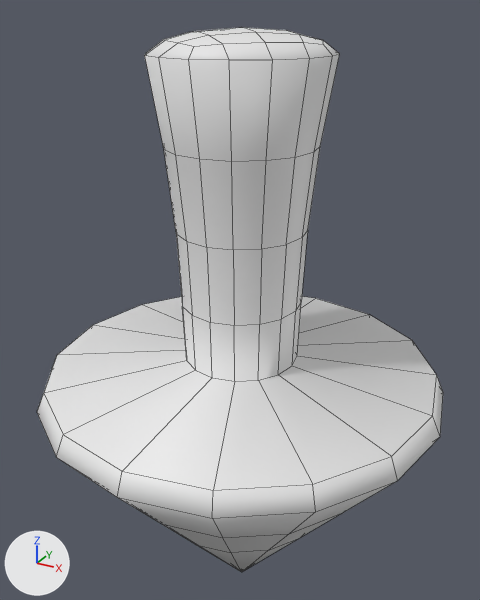
An edit to the FBX model TI RPG/Assets/Modelos/PersonagensModelos/Seta.fbx, drawn before and after from the same camera.
Both versions are drawn from a 50 mm lens placed at (0.31, -0.568, 0.666), pointed at (-0.012, 0.018, 0.374). The lights are fixed; the arrows at lower left show +X, +Y and +Z. Mesh edges are drawn as thin lines.

The first picture shows 'Seta'.
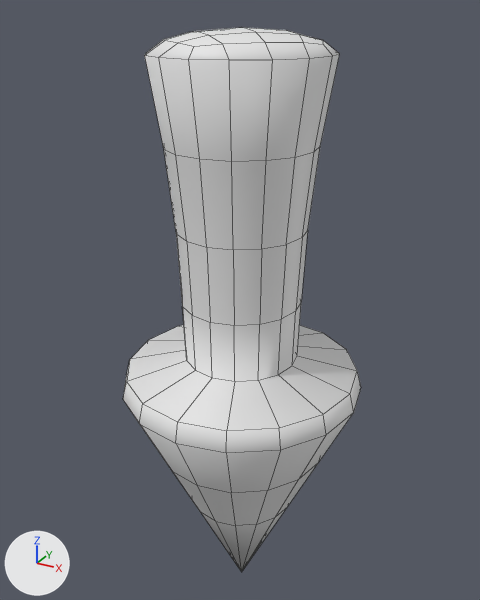
The change, as a list of edits to the scene's bpy script:
```text
Change me_seta:
    used by ob_seta; location = (0.0, 0.0, 0.0)
    remove me_seta.from_pydata(...)  # 171 vertices, 176 faces; spans x -0.221..0.22, y -0.221..0.221, z 0.0..0.65
    add me_seta.from_pydata(...)  # 170 vertices, 176 faces; spans x -0.133..0.132, y -0.132..0.132, z 0.0..0.65
    me_seta part 1
    2 vertices are removed from x 0.102, y 0.0, z 0.132
    4 faces are deleted
    63 vertices move from x -0.221..0.22, y -0.221..0.221, z 0.132..0.305 to x -0.133..0.132, y -0.132..0.132, z 0.132..0.305
    1 vertex is added at (0.061, 0.0, 0.132)
    4 new faces join them
```

What differs and where, as boxes (x1, y1, x2, y2) in the pictures (480 x 600 px; the box of a moved part takes in the faces that stretch with it):
'Seta', reshaped (41% narrower): before (37, 27, 443, 572); after (123, 27, 361, 572)
part 1 of me_seta, moved or reshaped: before (37, 297, 443, 572); after (123, 325, 361, 572)
